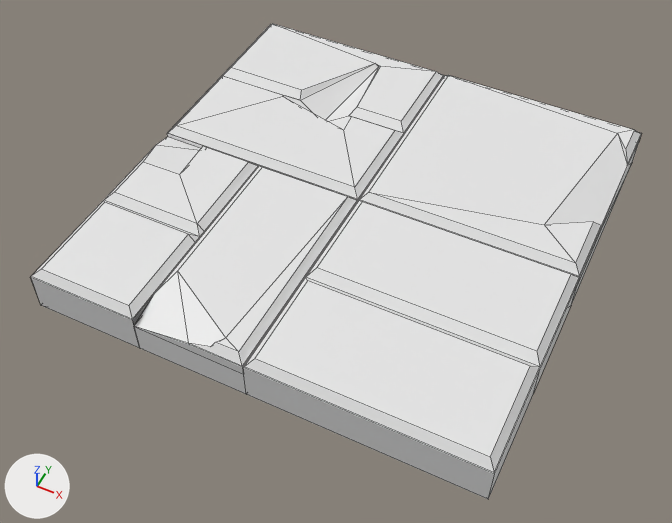
The FBX model Assets/Art/fbx/generator/gen_floor_9.fbx: old version first, new version second.
Before and after are seen from a 50 mm camera at (4.9, -10.67, 12.36) aimed at (-0.07, -0.73, -0.06). Lighting does not change. The marker at lower left points along +X, +Y and +Z. Mesh edges are drawn as thin lines.

Objects in the first picture: 'gen_floor_9'.
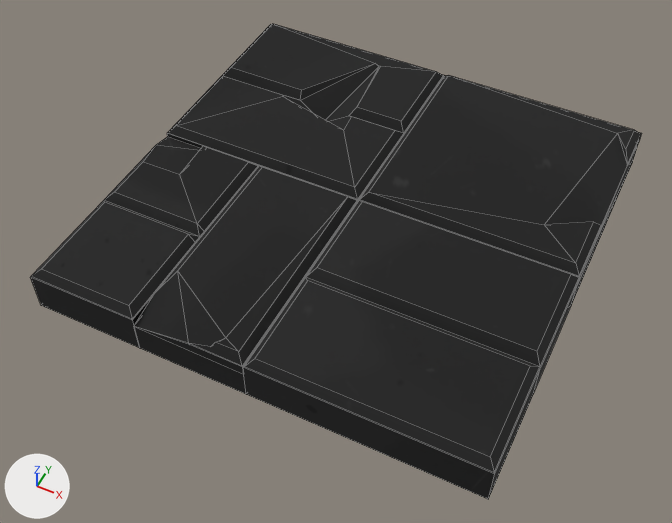
Diff of the bpy script that builds the scene:
```diff
--- a/Assets/Art/fbx/generator/gen_floor_9.fbx.py
+++ b/Assets/Art/fbx/generator/gen_floor_9.fbx.py
@@ img_gen_tex_1a_png @@
+img_gen_tex_1a_png = load_image('gen_tex_1a.png', '../../textures/generator/gen_tex_1a.png', 2048, 2048, 'sRGB')
@@ mat_gen_tex_1a @@
+mat_gen_tex_1a = principled_material('gen_tex_1a')
+mat_gen_tex_1a.texture = img_gen_tex_1a_png
+mat_gen_tex_1a.roughness = 1.0
@@ me_cube_002 @@
 me_cube_002.from_pydata(...)  # 178 vertices, 178 faces; spans x -4.0..4.0, y -4.0..4.0, z 0.0..1.0
+me_cube_002.materials.append(mat_gen_tex_1a)  # picture img_gen_tex_1a_png
```

What differs and where, as boxes (x1, y1, x2, y2) in the pictures (672 x 523 px):
'gen_floor_9', recoloured (white to black): (31, 24, 642, 499) in both
